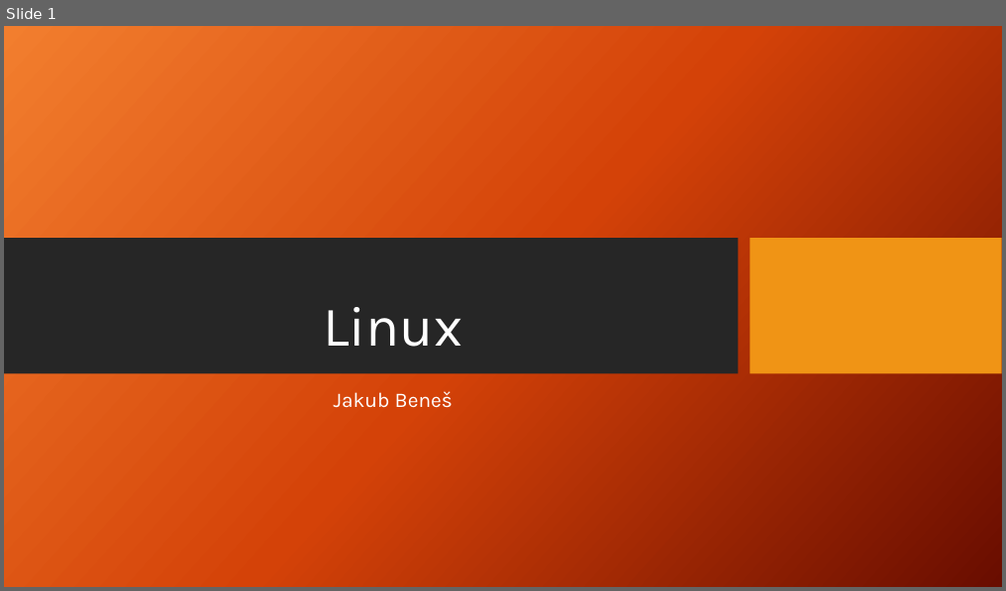
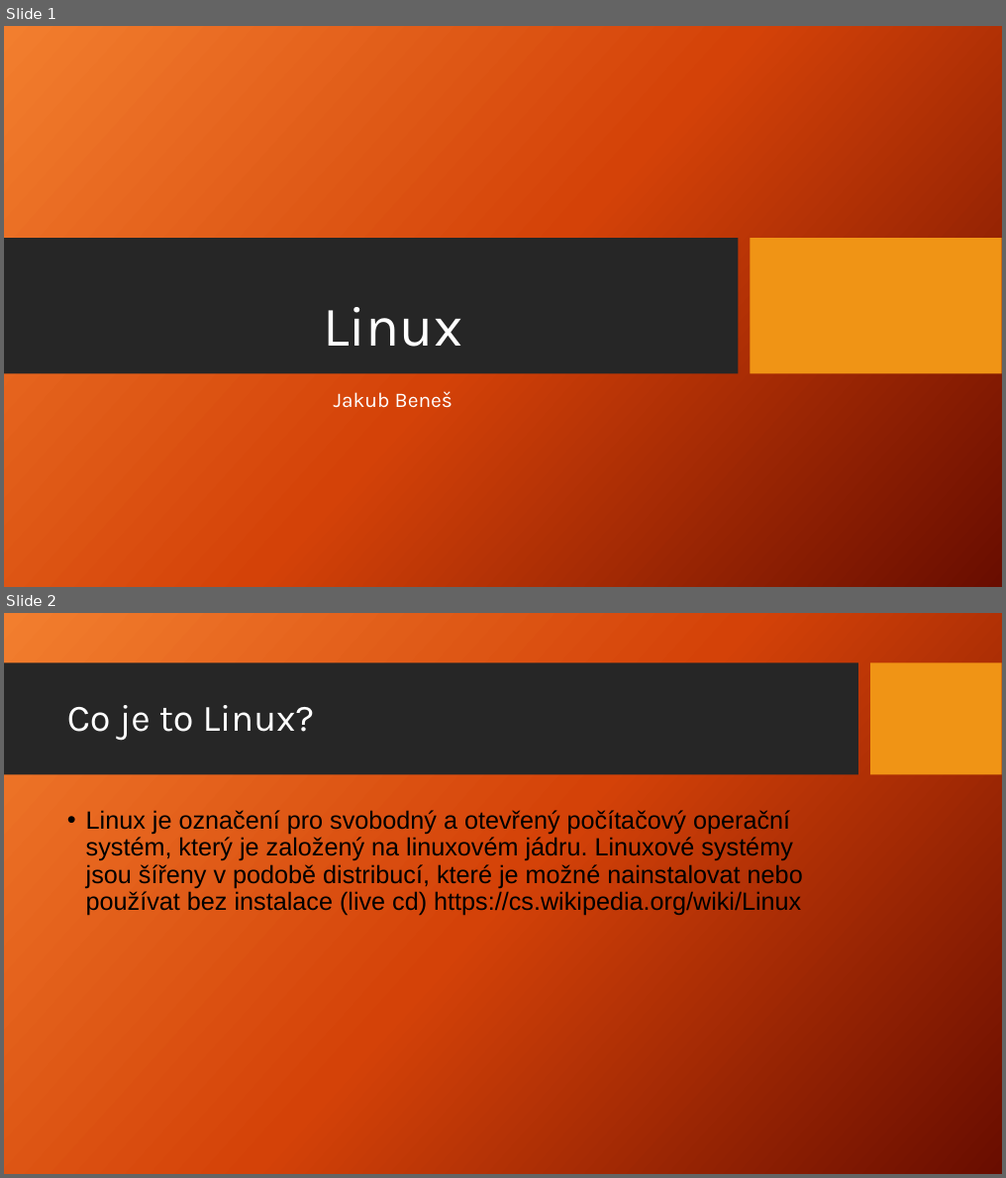
Before and after one commit to Jakub-Benes/Prezentace, a slide deck: Linux.pptx. Shown one above the other, each under a label of ours: slide 1 before the commit, slides 1 and 2 after it. The pictures are 1006x591 and 1006x1178 pixels, drawn with LibreOffice and Linux fonts; fonts in the diff are those of the drawing; background and template pictures are left out. Boxes give left, top, right and bottom in pixels: in the first picture for what was removed or moved away, otherwise in the second. Text is boxed around its words. In the diff, an @@ line names an element or a change of style, - is before the commit and + after.

```diff
--- a/Linux.pptx
+++ b/Linux.pptx
@@ slide 2 added at [4, 613, 1002, 1174], background picture (left out) @@
@@ rectangle added at [4, 663, 858, 775], fill #262626 @@
@@ rectangle added at [871, 663, 1002, 775], fill #F09415 @@
@@ title added at [67, 705, 315, 740], 36 pt, text #FFFFFF @@
+Co je to Linux?
@@ text added at [86, 810, 803, 916], 24 pt, text #000000 @@
+• Linux je označení pro svobodný a otevřený počítačový operační systém, který je založený na linuxovém jádru. Linuxové systémy jsou šířeny v podobě distribucí, které je možné nainstalovat nebo používat bez instalace (live cd) https://cs.wikipedia.org/wiki/Linux
```
Also in this commit, not shown: 1 slide removed.
